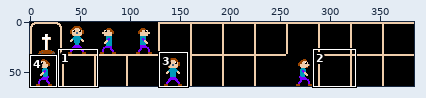
Two versions of one sprite sheet, resources/gfx/player.png. Above, an overview of the earlier version with the close-up marked.
Close-up. The starting point:
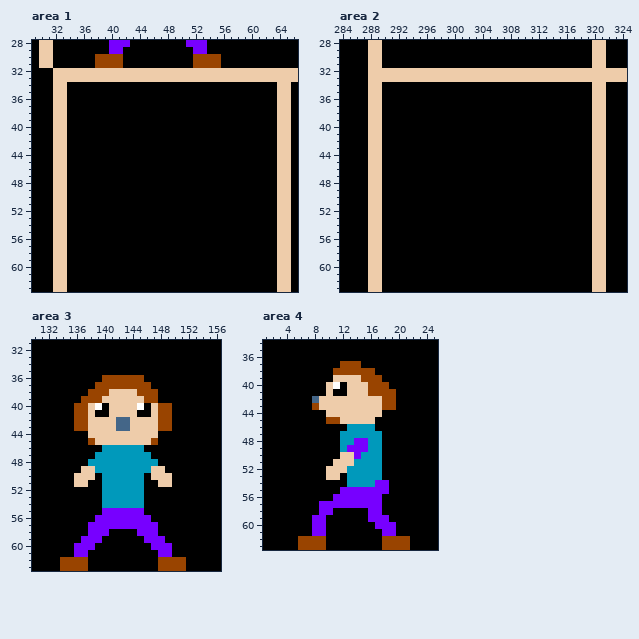
The file is 384x64 pixels. Shown: area 1: x 29..66, y 28..63; area 2: x 284..324, y 28..63; area 3: x 130..156, y 31..63; area 4: x 1..25, y 34..63. The commit also changed other parts of the picture, which this record leaves out.
New version:
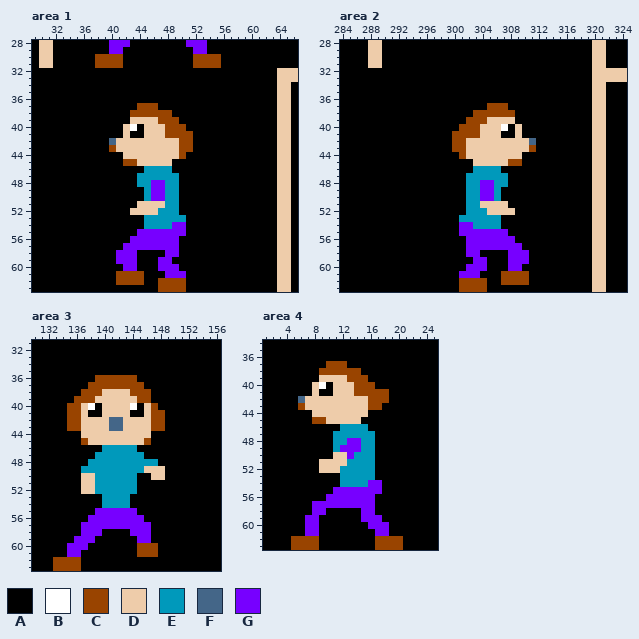
Palette (. is transparent): A #000000  B #ffffff  C #994400  D #eeccaa  E #0099bb  F #446688  G #7700ff
The edit:
Changed rows in their new state; - is an unchanged pixel.
Area 1:
first column x 32:
32 AAAAAAAAAAAAAAAAAAAAAAAAAAAAAAAA
33 AAAAAAAAAAAAAAAAAAAAAAAAAAAAAAAA
34 AA------------------------------
35 AA------------------------------
36 AA------------------------------
37 AA----------CCC-----------------
38 AA---------CCCCCC---------------
39 AA---------DDDDCCC--------------
40 AA--------DB-DDDCCC-------------
41 AA--------D--DDDCCCC------------
42 AA------FDDDDDDDDDCC------------
43 AA------CDDDDDDDDDCC------------
44 AA--------DDDDDDDDC-------------
45 AA--------CCDDDDD---------------
46 AA-----------EEEE---------------
47 AA----------EEEEEE--------------
48 AA----------EEGGEE--------------
49 AA-----------EGGEE--------------
50 AA-----------EGGEE--------------
51 AA----------DDDDEE--------------
52 AA---------DDDDEEE--------------
53 AA-----------EEEEEE-------------
54 AA-----------EEEEGG-------------
55 AA----------GGGGGGG-------------
56 AA---------GGGGGGG--------------
57 AA--------GGGGGGGG--------------
58 AA-------GGG----GG--------------
59 AA-------GGG---GG---------------
60 AA--------GG---GGG--------------
61 AA-------CCCC---GGG-------------
62 AA-------CCCC--CCCC-------------
63 AA-------------CCCC-------------
Area 2:
first column x 288:
32 AAAAAAAAAAAAAAAAAAAAAAAAAAAAAAAA
33 AAAAAAAAAAAAAAAAAAAAAAAAAAAAAAAA
34 AA------------------------------
35 AA------------------------------
36 AA------------------------------
37 AA---------------CCC------------
38 AA-------------CCCCCC-----------
39 AA------------CCCDDDD-----------
40 AA-----------CCCDDDB-D----------
41 AA----------CCCCDDD--D----------
42 AA----------CCDDDDDDDDDF--------
43 AA----------CCDDDDDDDDDC--------
44 AA-----------CDDDDDDDD----------
45 AA-------------DDDDDCC----------
46 AA-------------EEEE-------------
47 AA------------EEEEEE------------
48 AA------------EEGGEE------------
49 AA------------EEGGE-------------
50 AA------------EEGGE-------------
51 AA------------EEDDDD------------
52 AA------------EEEDDDD-----------
53 AA-----------EEEEEE-------------
54 AA-----------GGEEEE-------------
55 AA-----------GGGGGGG------------
56 AA------------GGGGGGG-----------
57 AA------------GGGGGGGG----------
58 AA------------GG----GGG---------
59 AA-------------GG---GGG---------
60 AA------------GGG---GG----------
61 AA-----------GGG---CCCC---------
62 AA-----------CCCC--CCCC---------
63 AA-----------CCCC---------------
Area 3:
first column x 133:
36 ------C-----A------
37 -----C-------A-----
38 ----C--D---C--A----
39 ---C--D-----C-A----
40 --C-DBAD---BADCAA--
41 --C-DA-D---A-DC-A--
42 --C-D---F-D---C-A--
43 --C-D---F-D---C-A--
44 ----D---------A----
45 ----CD-------CA----
46 ------------A------
47 -------------A-----
49 ----EE-------D-----
50 ---A--E-----A---A--
51 ---A-DE-----A--AA--
52 ----DDE-----A------
53 -----------AA------
54 -----------AA------
55 ------G-----A------
56 -----G-------A-----
57 ----G---------A----
58 ----G--A---G--A----
59 ---G--A-----G-AA---
60 --G--A------CCCAA--
61 --G-A-------CCCAA--
62 C---A----------AAAA
63 C---A----------AAAA
Area 4:
first column x 5:
37 -----CC-AA-------
38 ----CC----AA-----
39 ----DD--CC-AA----
40 ---DBADD-CC-AA---
41 ---D-ADD-CC---A--
42 -FDD-------CC-A--
43 -CDD-------CCAA--
44 ---DD------AA----
45 ---CCDD---AA-----
46 -------E---A-----
47 ------E-----A----
48 ------E-G-E-A----
49 ------EG--E-A----
50 ------D-GE--A----
51 ----DD--E---A----
52 ----D--E----A----
53 -----AAE----A----
54 -------E---G-A---
55 ------G------A---
56 -----G------A----
57 ---G--------A----
58 ---G-A----G-A----
59 --G-A-----G--A---
60 --G-A------G--A--
61 --G-A-------G-A--
62 C---A-------C---A
63 C---A-------C---A
Boxes around the changes in both close-ups, in picture pixels (x1, y1, x2, y2):
changed: (53, 68, 277, 292)
changed: (368, 68, 592, 292)
changed: (53, 375, 186, 571)
changed: (291, 361, 410, 550)
